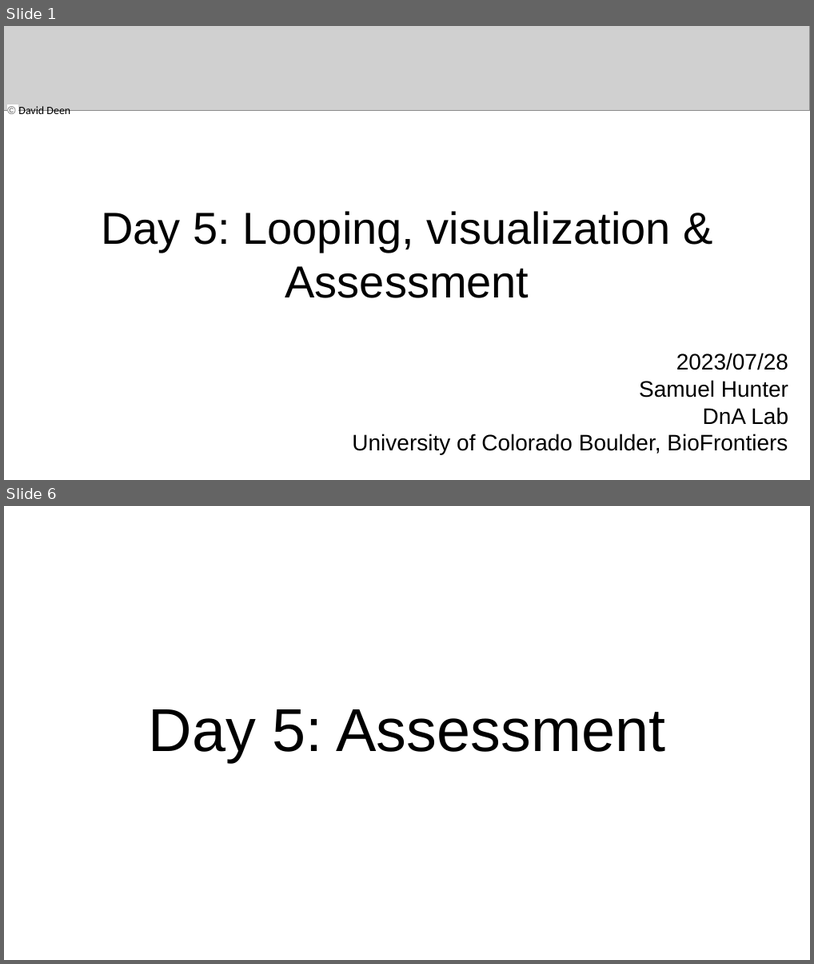
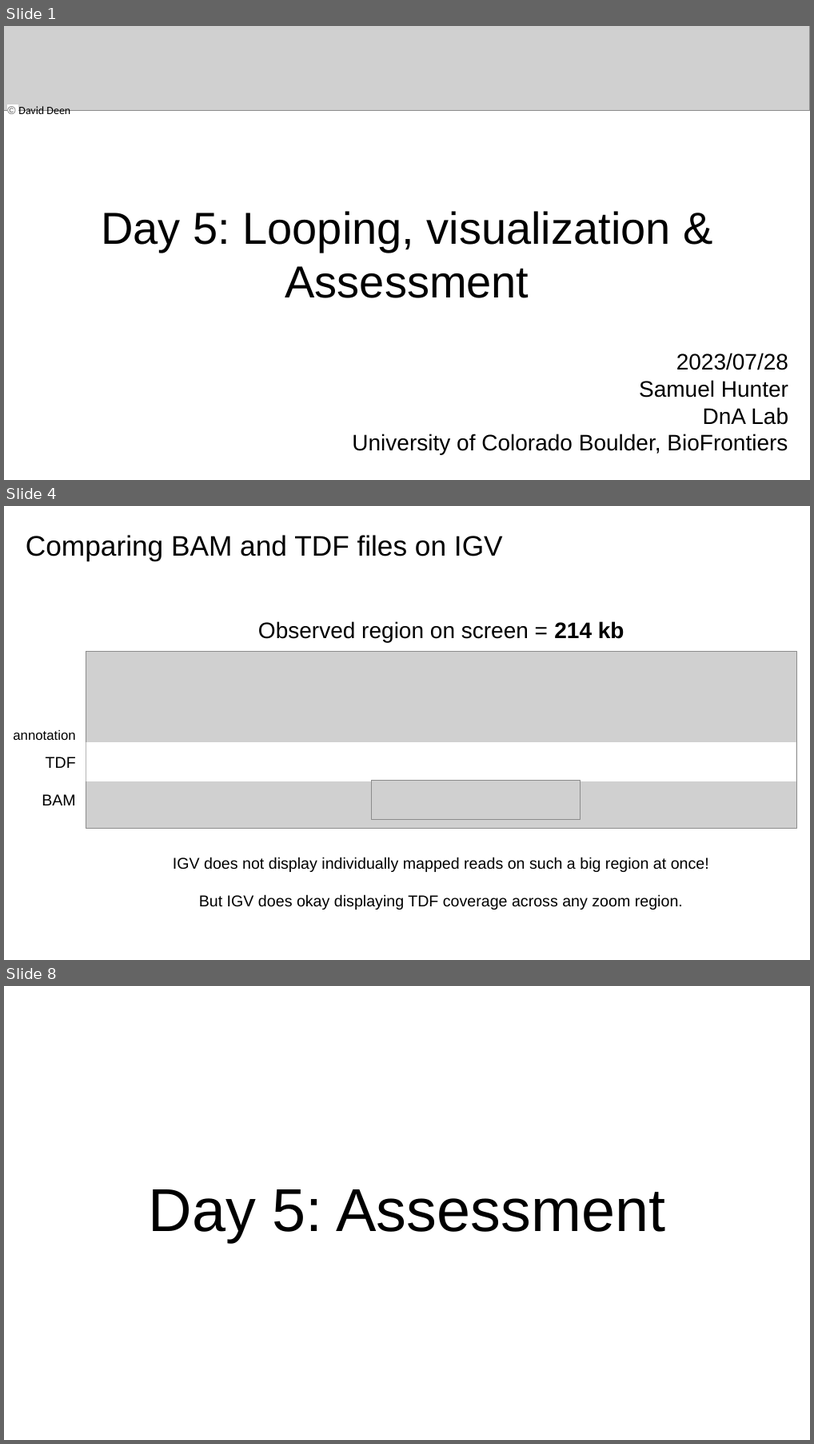
Before and after one commit to Dowell-Lab/srworkshop, a slide deck: day05/slides/Day5_slides.pptx. Shown one above the other, each under a label of ours: slides 1 and 6 before the commit, slides 1, 4 and 8 after it; the slides between them are not shown. The pictures are 814x964 and 814x1444 pixels, drawn with LibreOffice and Linux fonts; fonts in the diff are those of the drawing; grey boxes stand for pictures. Boxes give left, top, right and bottom in pixels: in the first picture for what was removed or moved away, otherwise in the second. Text is boxed around its words. In the diff, an @@ line names an element or a change of style, - is before the commit and + after.

```diff
--- a/day05/slides/Day5_slides.pptx
+++ b/day05/slides/Day5_slides.pptx
@@ slide 4 added at bbox=[4, 506, 810, 960], background #FFFFFF @@
@@ title added at bbox=[26, 535, 503, 560], 25.2 pt, text #000000 @@
+Comparing BAM and TDF files on IGV
@@ text added at bbox=[258, 621, 625, 642], 20 pt, text #000000 @@
+Observed region on screen = 214 kb
@@ picture added at bbox=[86, 651, 798, 828] @@
@@ text added at bbox=[13, 730, 75, 740], 12 pt, text #000000 @@
+annotation
@@ rectangle added at bbox=[86, 742, 797, 781], fill #FFFFFF @@
@@ text added at bbox=[46, 756, 76, 768], 14 pt, text #000000 @@
+TDF
@@ picture added at bbox=[372, 780, 581, 819] @@
@@ text added at bbox=[42, 794, 75, 805], 14 pt, text #000000 @@
+BAM
@@ text added at bbox=[173, 856, 710, 909], 14 pt, text #000000 @@
+IGV does not display individually mapped reads on such a big region at once!
+But IGV does okay displaying TDF coverage across any zoom region.
@@ what was slide 6 is now slide 8 @@
```
Also in this commit, not shown: 4 slides changed, 1 other slide added, 1 other file.
